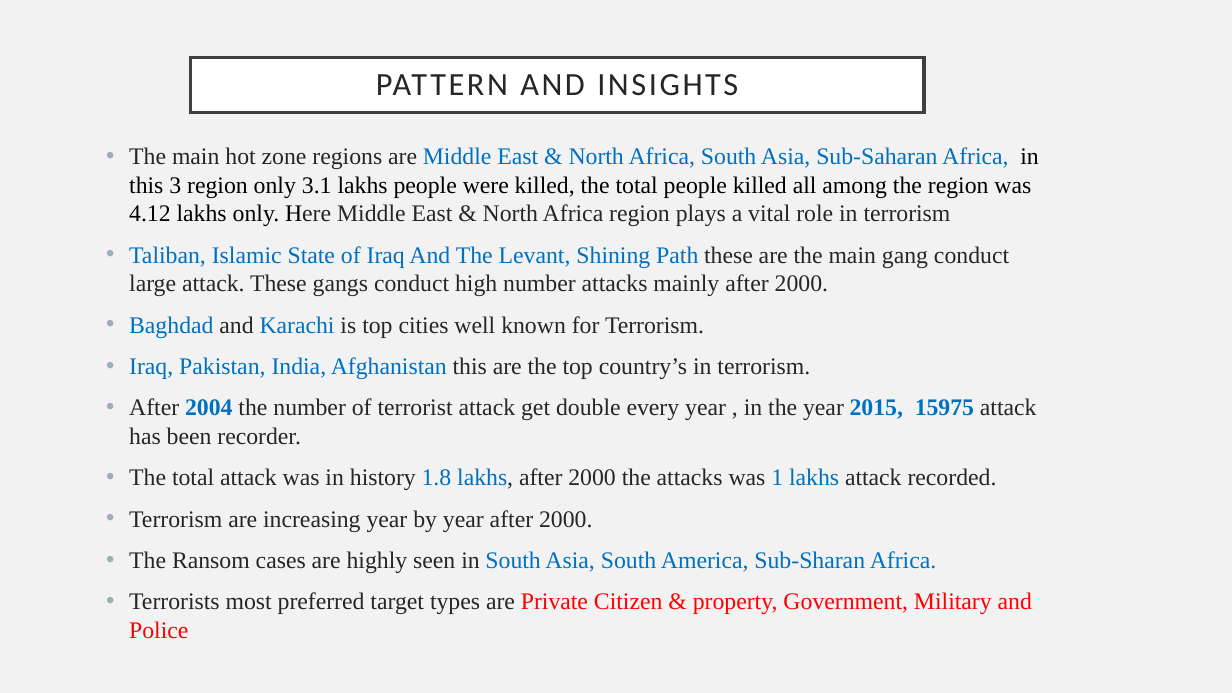
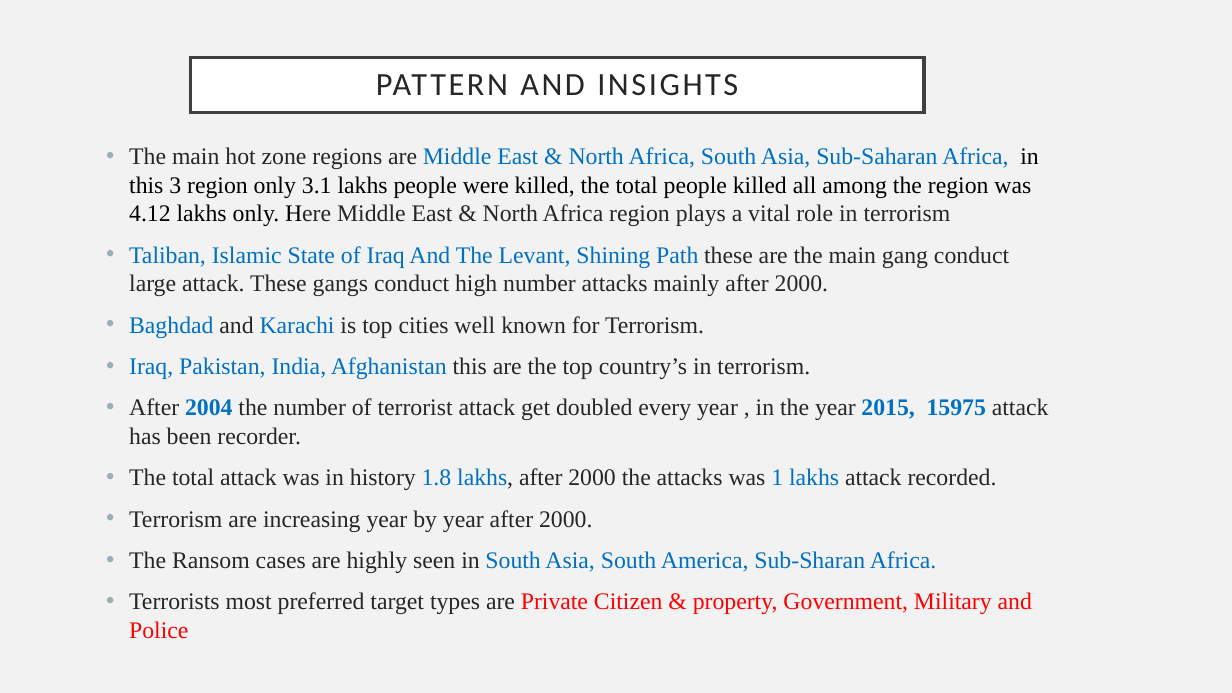
Before and after one commit to gokulrajar15/Global-Terrorism-Analysis-Using-Power-BI, a slide deck: slide 8 of ppt.pptx. Drawn at 1232x693 pixels with LibreOffice and Linux fonts; fonts in the diff are those of the drawing. Boxes give left, top, right and bottom in pixels: in the first picture for what was removed or moved away, otherwise in the second. Text is boxed around its words. In the diff, an @@ line names an element or a change of style, - is before the commit and + after.

Commit message:
last commit

```diff
--- a/ppt.pptx
+++ b/ppt.pptx
@@ text at box(129, 398, 1049, 445): text changed @@
-• After 2004 the number of terrorist attack get double every year , in the year 2015, 15975 attack has been recorder.
+• After 2004 the number of terrorist attack get doubled every year , in the year 2015, 15975 attack has been recorder.
```
